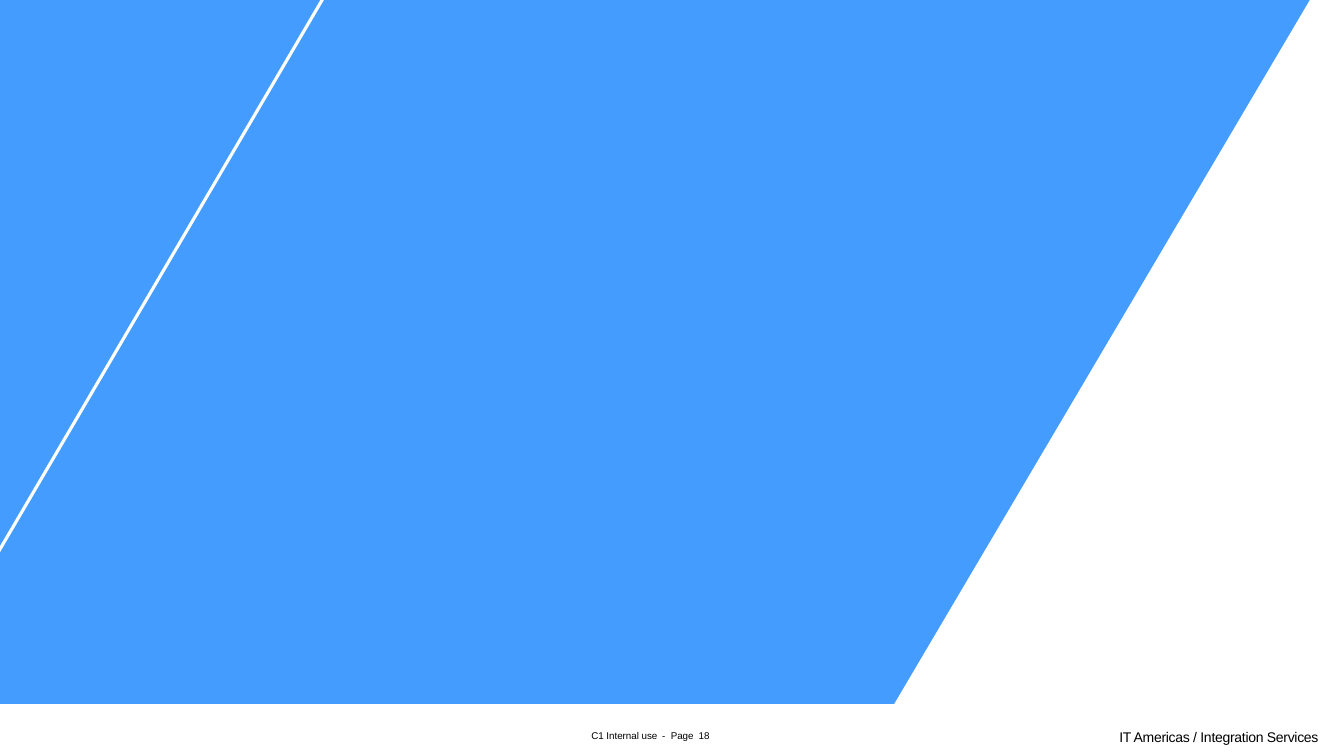
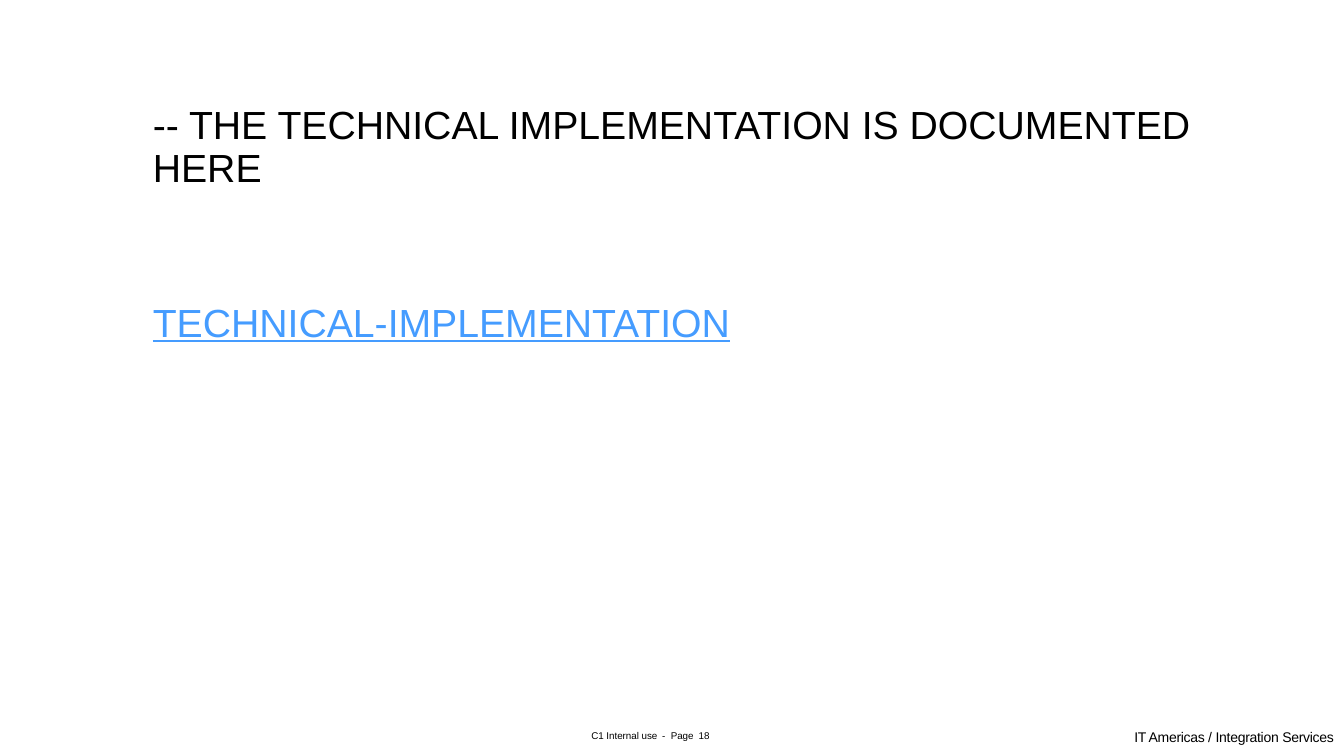
Before and after one commit to varunkaruna1986/ignite, a slide deck: slide 17 of MQTT-TIBCOFLOGO-IOT-AWSLAMBDA-AWS_IOT_RULES.pptx. Drawn at 1344x756 pixels with LibreOffice and Linux fonts; fonts in the diff are those of the drawing; background and template pictures are left out. Boxes give left, top, right and bottom in pixels: in the first picture for what was removed or moved away, otherwise in the second. Text is boxed around its words. In the diff, an @@ line names an element or a change of style, - is before the commit and + after.

```diff
--- a/MQTT-TIBCOFLOGO-IOT-AWSLAMBDA-AWS_IOT_RULES.pptx
+++ b/MQTT-TIBCOFLOGO-IOT-AWSLAMBDA-AWS_IOT_RULES.pptx
@@ background #449CFE to #FFFFFF @@
@@ line removed from (0, 567) to (331, 0) @@
@@ freeform shape removed at <box>894,0,1344,705</box> @@
@@ text added at <box>153,111,1191,342</box>, 28 pt, text #000000 @@
+-- THE TECHNICAL IMPLEMENTATION IS DOCUMENTED HERE
+TECHNICAL-IMPLEMENTATION
@@ rectangle removed at <box>0,704,1344,756</box> @@
@@ text "IT Americas / Integration Services": place and size @@
-text "IT Americas / Integration Services" at <box>1119,732,1319,745</box>
+text "IT Americas / Integration Services" at <box>1134,732,1334,745</box>
```
Also in this commit, not shown: 11 other slides changed, 1 slide added, 1 slide removed.
